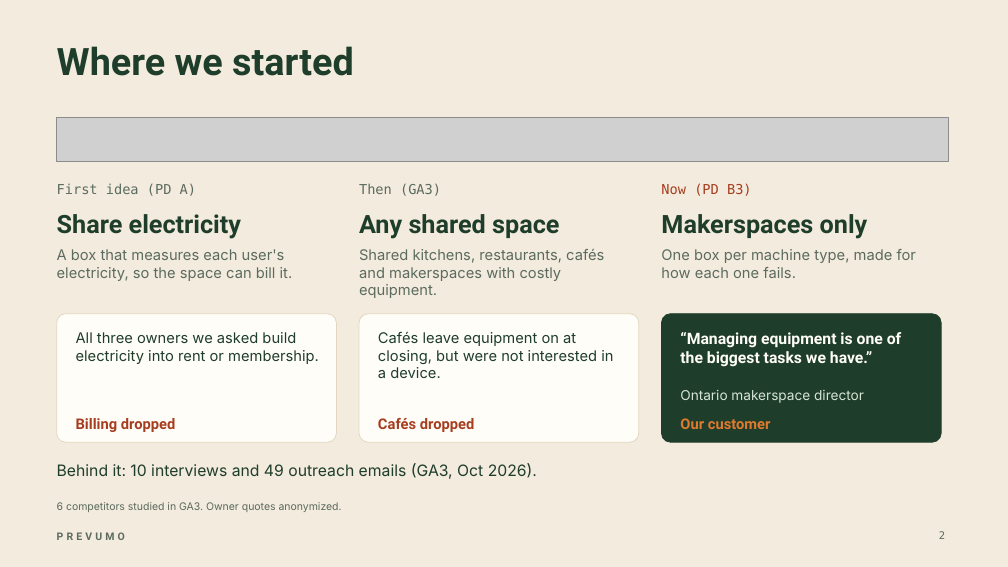
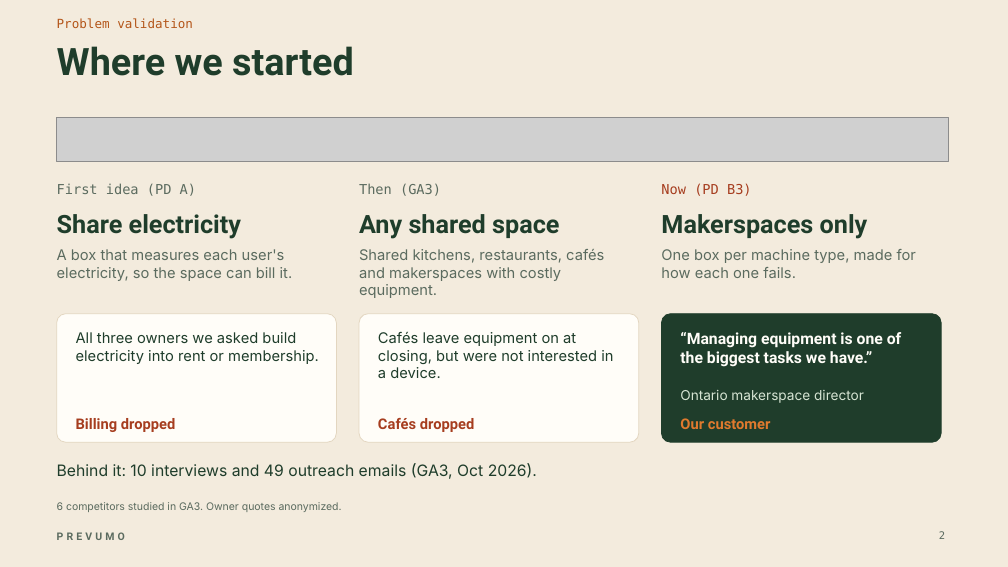
Before and after one commit to WAHB22/wahbs-world, a slide deck: slide 2 of prevumo/deliverables/final/PREVUMO-final.pptx. Drawn at 1008x567 pixels with LibreOffice and Linux fonts; fonts in the diff are those of the drawing; grey boxes stand for pictures. Boxes give left, top, right and bottom in pixels: in the first picture for what was removed or moved away, otherwise in the second. Text is boxed around its words. In the diff, an @@ line names an element or a change of style, - is before the commit and + after.

```diff
--- a/prevumo/deliverables/final/PREVUMO-final.pptx
+++ b/prevumo/deliverables/final/PREVUMO-final.pptx
@@ text added at bbox=[57, 18, 193, 28], 12 pt, text #B4561A @@
+Problem validation
```
Also in this commit, not shown: 8 other slides changed, 4 slides added, 3 slides removed, 11 other files.
